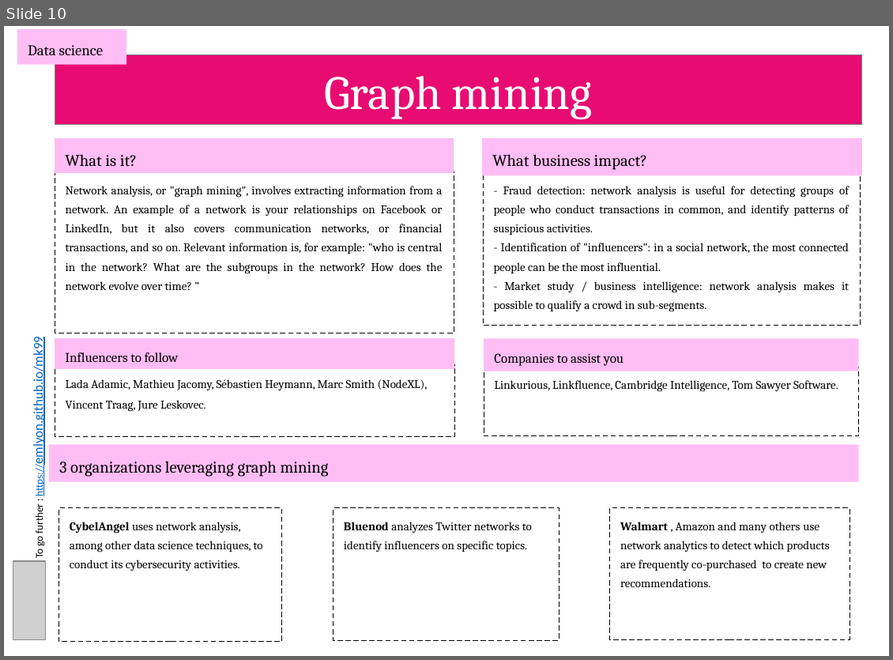
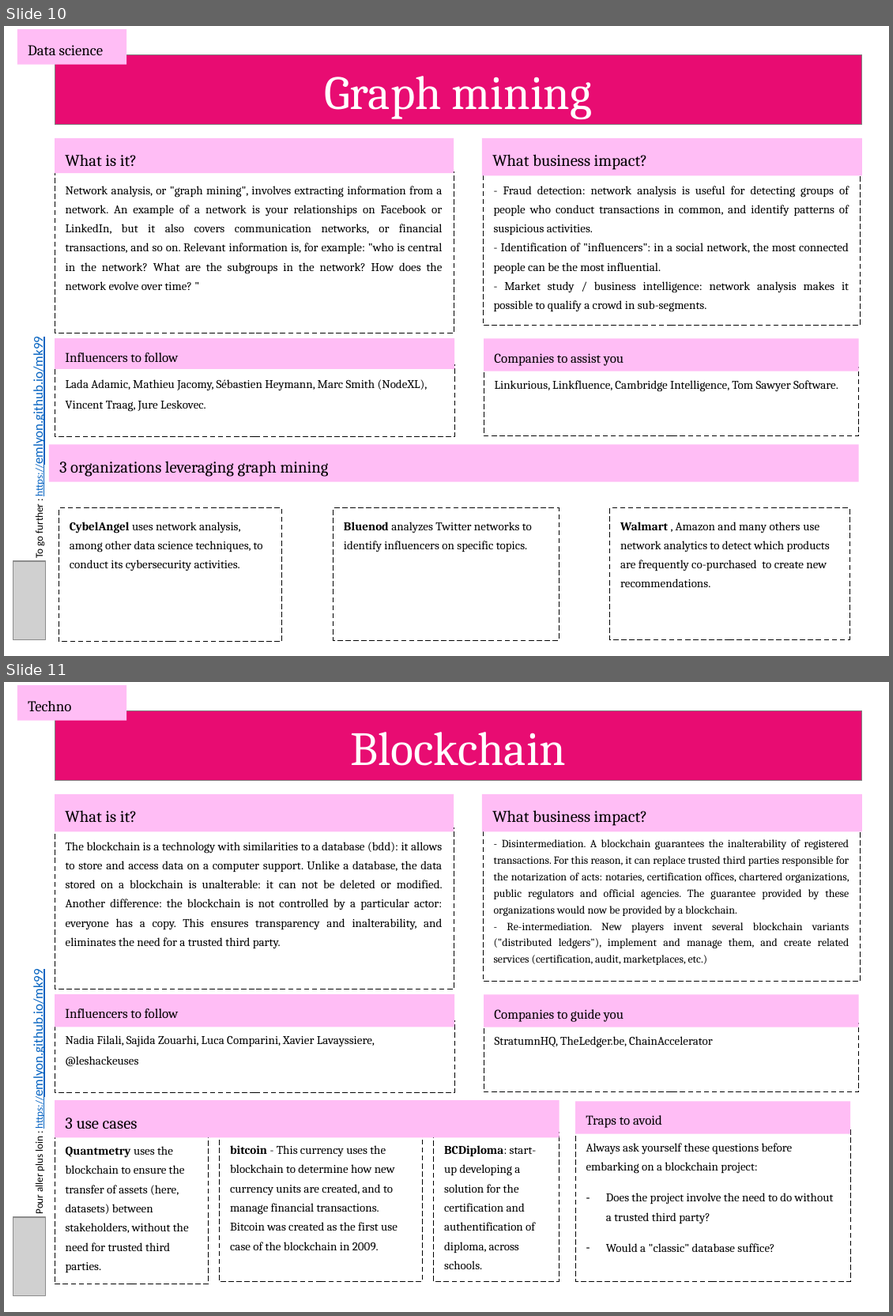
Before and after one commit to emlyon/chaire-implid, a slide deck: docs/content/en/cards-en.pptx. Shown one above the other, each under a label of ours: slide 10 before the commit, slides 10 and 11 after it. The pictures are 893x660 and 893x1316 pixels, drawn with LibreOffice and Linux fonts; fonts in the diff are those of the drawing; grey boxes stand for pictures. Boxes give left, top, right and bottom in pixels: in the first picture for what was removed or moved away, otherwise in the second. Text is boxed around its words. In the diff, an @@ line names an element or a change of style, - is before the commit and + after.

Commit message:
added blockchain memo car in EN and FR

```diff
--- a/docs/content/en/cards-en.pptx
+++ b/docs/content/en/cards-en.pptx
@@ slide 11 added at (x1=4, y1=682, x2=889, y2=1312), background #FFFFFF @@
@@ rectangle added at (x1=17, y1=685, x2=126, y2=721), fill #FFBDF5, 10 pt, text #000000 @@
+Techno
@@ title added at (x1=55, y1=711, x2=861, y2=781), fill #E80C72, outline #808080 0.75 pt, 32 pt, text #FFFFFF @@
+Blockchain
@@ rectangle added at (x1=55, y1=794, x2=454, y2=832), fill #FFBDF5, 11 pt, text #000000 @@
+What is it?
@@ rectangle added at (x1=482, y1=794, x2=862, y2=832), fill #FFBDF5, 11 pt, text #000000 @@
+What business impact?
@@ rectangle added at (x1=55, y1=829, x2=454, y2=989), outline #000000 0.75 pt dashed, 8 pt, text #000000 @@
+The blockchain is a technology with similarities to a database (bdd): it allows to store and access data on a computer support. Unlike a database, the data stored on a blockchain is unalterable: it can not be deleted or modified. Another difference: the blockchain is not controlled by a particular actor: everyone has a copy. This ensures transparency and inalterability, and eliminates the need for a trusted third party.
@@ subtitle added at (x1=482, y1=829, x2=860, y2=981), outline #000000 0.75 pt dashed, 7.4 pt, text #000000 @@
+- Disintermediation. A blockchain guarantees the inalterability of registered transactions. For this reason, it can replace trusted third parties responsible for the notarization of acts: notaries, certification offices, chartered organizations, public regulators and official agencies. The guarantee provided by these organizations would now be provided by a blockchain.
+- Re-intermediation. New players invent several blockchain variants ("distributed ledgers"), implement and manage them, and create related services (certification, audit, marketplaces, etc.)
@@ text added at (x1=30, y1=981, x2=47, y2=1213), 7 pt, text #0563C1, underline @@
+Pour aller plus loin : https://emlyon.github.io/mk99
@@ rectangle added at (x1=55, y1=994, x2=454, y2=1027), fill #FFBDF5, 9 pt, text #000000 @@
+Influencers to follow
@@ rectangle added at (x1=484, y1=994, x2=858, y2=1027), fill #FFBDF5, 9 pt, text #000000 @@
+Companies to guide you
@@ rectangle added at (x1=55, y1=1021, x2=454, y2=1093), outline #000000 0.75 pt dashed, 8 pt, text #000000 @@
+Nadia Filali, Sajida Zouarhi, Luca Comparini, Xavier Lavayssiere, @leshackeuses
@@ rectangle added at (x1=484, y1=1023, x2=858, y2=1093), outline #000000 0.75 pt dashed, 8 pt, text #000000 @@
+StratumnHQ, TheLedger.be, ChainAccelerator
@@ rectangle added at (x1=55, y1=1101, x2=559, y2=1138), fill #FFBDF5, 11 pt, text #000000 @@
+3 use cases
@@ rectangle added at (x1=575, y1=1101, x2=850, y2=1135), fill #FFBDF5, 9 pt, text #000000 @@
+Traps to avoid
@@ rectangle added at (x1=575, y1=1129, x2=850, y2=1281), outline #000000 0.75 pt dashed, 8 pt, text #000000 @@
+Always ask yourself these questions before embarking on a blockchain project:
+– Does the project involve the need to do without a trusted third party?
+– Would a "classic" database suffice?
@@ rectangle added at (x1=55, y1=1132, x2=207, y2=1283), outline #000000 0.75 pt dashed, 8 pt, text #000000 @@
+Quantmetry uses the blockchain to ensure the transfer of assets (here, datasets) between stakeholders, without the need for trusted third parties.
@@ rectangle added at (x1=219, y1=1132, x2=421, y2=1282), outline #000000 0.75 pt dashed, 8 pt, text #000000 @@
+bitcoin - This currency uses the blockchain to determine how new currency units are created, and to manage financial transactions. Bitcoin was created as the first use case of the blockchain in 2009.
@@ rectangle added at (x1=433, y1=1132, x2=559, y2=1282), outline #000000 0.75 pt dashed, 8 pt, text #000000 @@
+BCDiploma: start-up developing a solution for the certification and authentification of diploma, across schools.
@@ picture added at (x1=13, y1=1217, x2=46, y2=1296) @@
```
Also in this commit, not shown: 31 other files.
